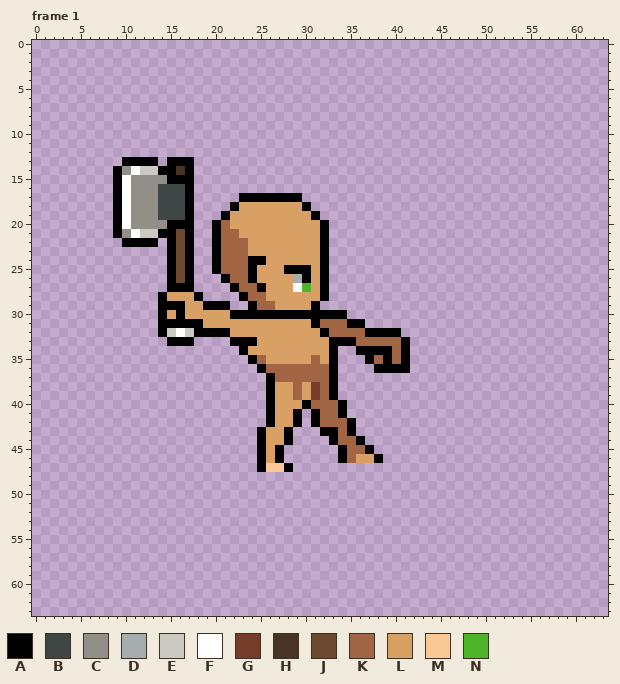
Pixel-art file, stored at assets/Entities/Characters/Body_A/Animations/Slice_Base/Slice_Side.aseprite. The picture above was drawn from the file before the commit.
64x64 pixels, 8 frames. Colours within 5 levels of each other are drawn and written as one. Shown: frame 1. The commit also changed other frames, which this record leaves out.
Palette (. is transparent): A #000000  B #404545  C #928f88  D #a7acae  E #ccc9c2  F #fffffe  G #763d2b  H #483425  J #6c492f  K #a26543  L #d9a066  M #fac895  N #4cb528
And afterwards:
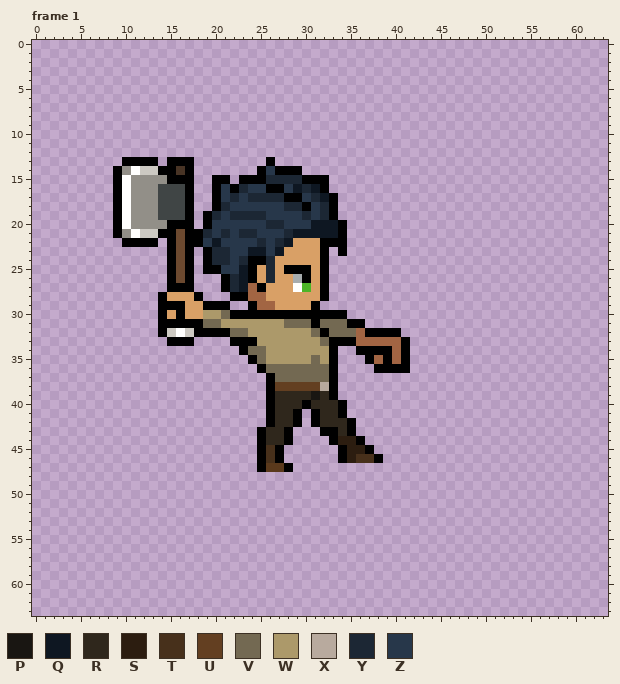
Colours new in this view: P #191612  Q #0e1722  R #2f271c  S #2c1d10  T #47301b  U #633f21  V #736952  W #ac996a  X #b8aa9e  Y #1c2734  Z #27374a
The edit:
{"change": "layer \"Pants\" added"}
{"change": "layer \"Boots\" added"}
{"change": "layer \"Shirt\" added"}
{"change": "layer \"Hair-V1-F1\" added"}
{"colour":"M","old":"#fac895","new":"#5a391c"}
{"where": "frame 1"}
{"frame":1,"y":13,"x":26,"old":".","new":"A"}
{"frame":1,"y":14,"x":25,"old":".....","new":"AZAAA"}
{"frame":1,"y":15,"x":20,"old":"..","new":"AA"}
{"frame":1,"y":15,"x":23,"old":"..........","new":"AAAYYYYAAA"}
{"frame":1,"y":16,"x":20,"old":".............","new":"AZAYZZAAZQYQA"}
{"frame":1,"y":17,"x":20,"old":"...AAAAA","new":"AZYZYYYY"}
{"frame":1,"y":17,"x":30,"old":"....","new":"ZYQA"}
{"frame":1,"y":18,"x":20,"old":"..ALLLLLLL","new":"AYZZZZZZYY"}
{"frame":1,"y":18,"x":31,"old":"...","new":"ZYA"}
{"frame":1,"y":19,"x":19,"old":"..ALLLLLLLLLA..","new":"AYZYYYYZZZZYZYA"}
{"frame":1,"y":20,"x":19,"old":".AKLLLLLLLLLLA..","new":"AZZZZZZYYZZZQQQA"}
{"frame":1,"y":21,"x":18,"old":"..AKKLLLLLLLLLA..","new":"AYZYZYYZZZYQQQQQA"}
{"frame":1,"y":22,"x":18,"old":"..AKKKLLLLL","new":"AZQZZZZYZYQ"}
{"frame":1,"y":22,"x":33,"old":"..","new":"AA"}
{"frame":1,"y":23,"x":19,"old":".AKKKLLLL","new":"AYYZZQQZQ"}
{"frame":1,"y":23,"x":34,"old":".","new":"A"}
{"frame":1,"y":24,"x":19,"old":".AKKK","new":"AYYZY"}
{"frame":1,"y":24,"x":26,"old":"L","new":"Y"}
{"frame":1,"y":25,"x":19,"old":".","new":"A"}
{"frame":1,"y":25,"x":21,"old":"KKK","new":"ZZQ"}
{"frame":1,"y":25,"x":26,"old":"L","new":"Y"}
{"frame":1,"y":26,"x":22,"old":"KK","new":"YQ"}
{"frame":1,"y":26,"x":26,"old":"L","new":"Y"}
{"frame":1,"y":27,"x":21,"old":".AK","new":"AYQ"}
{"frame":1,"y":28,"x":22,"old":".","new":"A"}
{"frame":1,"y":30,"x":19,"old":"LLL","new":"WWV"}
{"frame":1,"y":31,"x":19,"old":"LLLLLLLLLLLL","new":"VVWWWWWWWVVV"}
{"frame":1,"y":31,"x":32,"old":"KKK","new":"VVV"}
{"frame":1,"y":32,"x":22,"old":"LLLLLLLLLL","new":"VVWWWWWWWV"}
{"frame":1,"y":32,"x":33,"old":"KKK","new":"VVV"}
{"frame":1,"y":33,"x":25,"old":"LLLLLLLL","new":"WWWWWWWV"}
{"frame":1,"y":34,"x":24,"old":"LLLLLLLLL","new":"VVWWWWWWW"}
{"frame":1,"y":35,"x":25,"old":"KLLLLLKL","new":"VWWWWWVW"}
{"frame":1,"y":36,"x":26,"old":"KKKKKKK","new":"VVVVVVV"}
{"frame":1,"y":37,"x":27,"old":"KKKKKK","new":"VVVVVV"}
{"frame":1,"y":38,"x":27,"old":"LLKLGK","new":"UUUUUX"}
{"frame":1,"y":39,"x":27,"old":"LLKLGK","new":"RRRRPR"}
{"frame":1,"y":40,"x":27,"old":"LLL","new":"RRR"}
{"frame":1,"y":40,"x":31,"old":"KKK","new":"RRR"}
{"frame":1,"y":41,"x":27,"old":"LL","new":"RR"}
{"frame":1,"y":41,"x":32,"old":"KK","new":"RR"}
{"frame":1,"y":42,"x":27,"old":"LL","new":"RR"}
{"frame":1,"y":42,"x":32,"old":"KKK","new":"RRR"}
{"frame":1,"y":43,"x":26,"old":"LL","new":"RR"}
{"frame":1,"y":43,"x":34,"old":"K","new":"R"}
{"frame":1,"y":44,"x":26,"old":"LL","new":"RR"}
{"frame":1,"y":44,"x":34,"old":"KK","new":"SS"}
{"frame":1,"y":45,"x":26,"old":"L","new":"T"}
{"frame":1,"y":45,"x":35,"old":"KK","new":"SS"}
{"frame":1,"y":46,"x":26,"old":"L","new":"T"}
{"frame":1,"y":46,"x":35,"old":"KLL","new":"STT"}
{"label":"changed","picture_box":[194,157,374,472]}
